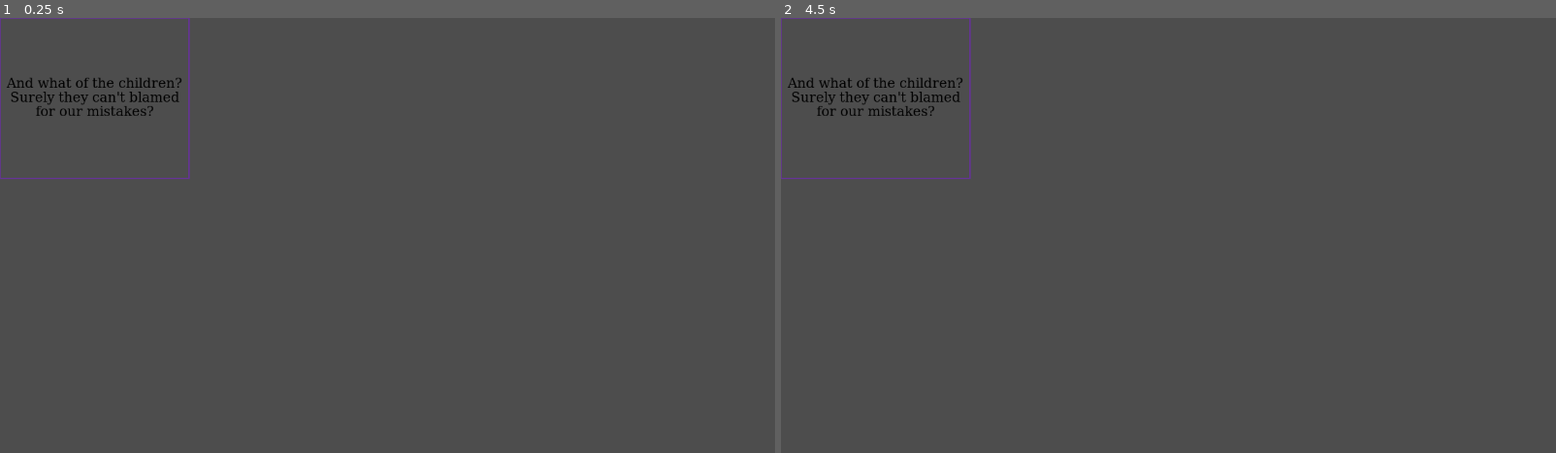
Above: before the commit, frames 1-2 (left to right).
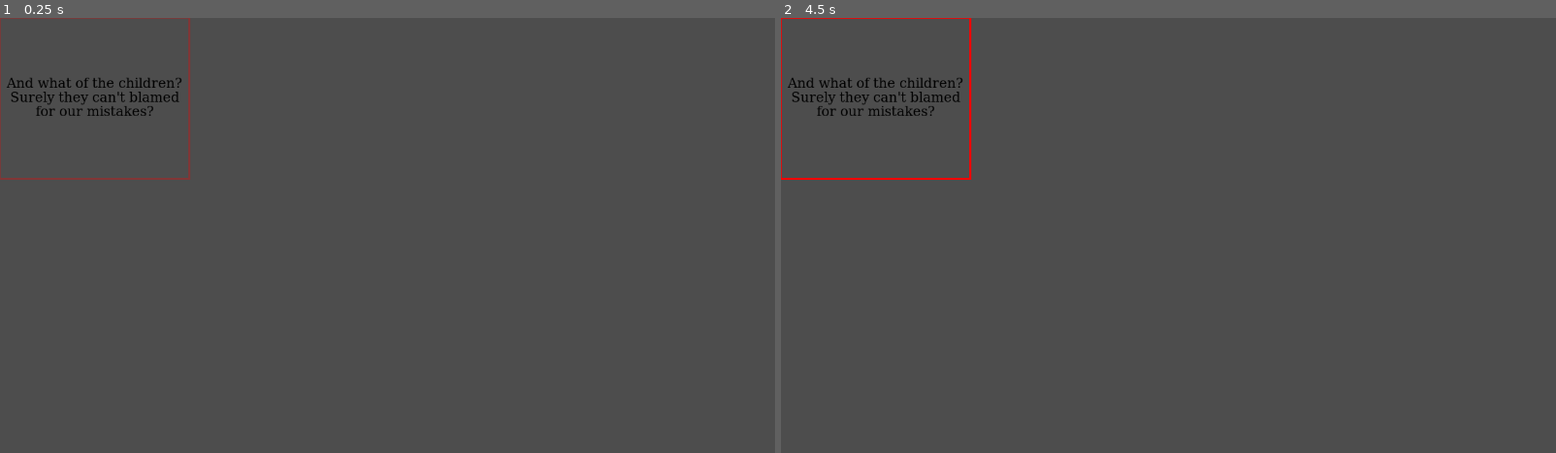
Above: after the commit, the same moments.

Repository: XandeKK/TypeBubbleX
Game: Godot game, scene res://src/SuperLabel/super_label.tscn
Two runs of this game, one before a commit and one after it. Both use one fixed random seed, a clock stepped at 60 frames per second and the inputs below. The project has no main scene, so this scene is started directly.
Inputs (mouse positions are in pixels of both pictures, inside the frame that each line leads up to):
- Up to frame 1 (0.25 s): no input
- Up to frame 2 (4.5 s): tap Enter at 0.5, 2, 3.5 s; move the mouse to (1339, 213) at 0.52 s; tap Ctrl at 0.6, 2.3, 3.6 s; click (1339, 213) at 0.67 s; tap Space at 1.25, 2.75, 4.25 s; drag from (1013, 257) to (1129, 322) at 1.27 s; move the mouse to (1246, 139) at 2.02 s; tap Shift at 2.1 s; click (1246, 139) at 2.17 s; drag from (1129, 322) to (936, 170) at 2.77 s; move the mouse to (1401, 300) at 3.52 s; click (1401, 300) at 3.67 s; drag from (936, 170) to (1052, 126) at 4.27 s

The runs differ from the first frame. In frame 1, 0.3% of the frame differs, in the area x 0-25%, y 0-38%; in frame 2, 0.3%.

Commit message:
add canvas

Diff:
--- /dev/null
+++ b/src/Canvas/camera.gd
@@ -0,0 +1,40 @@
+extends Camera2D
+
+var min_zoom : float = 0.2
+var max_zoom : float = 1.5
+var zoom_rate : float = 0.1
+
+var is_panning : bool = false
+var initial_touch : Vector2
+var initial_camera_position : Vector2
+
+func _input(event):
+	if event is InputEventMouseButton:
+		if event.button_index == MOUSE_BUTTON_WHEEL_DOWN and event.is_pressed():
+			zoom_out()
+		if event.button_index == MOUSE_BUTTON_WHEEL_UP and event.is_pressed():
+			zoom_in()
+		if event.button_index == MOUSE_BUTTON_RIGHT:
+			if event.is_pressed():
+				is_panning = true
+				initial_touch = event.position
+				initial_camera_position = position
+			elif event.is_released():
+				is_panning = false
+
+	elif event is InputEventMouseMotion and is_panning:
+		pan(event)
+
+func zoom_in():
+	var new_zoom = zoom + Vector2(zoom_rate, zoom_rate)
+	if new_zoom.x <= max_zoom and new_zoom.y <= max_zoom:
+		zoom = new_zoom
+
+func zoom_out():
+	var new_zoom = zoom - Vector2(zoom_rate, zoom_rate)
+	if new_zoom.x >= min_zoom and new_zoom.y >= min_zoom:
+		zoom = new_zoom
+
+func pan(event):
+	var delta = (initial_touch - event.position) / zoom
+	position = initial_camera_position + delta
--- /dev/null
+++ b/src/Canvas/draw_observer.gd
@@ -0,0 +1,47 @@
+extends Control
+
+var target : SubViewportContainer : set = _set_target
+
+const text_scene : PackedScene = preload("res://src/SuperLabel/super_label.tscn")
+
+var is_within : bool = false
+var is_drawable : bool = false
+var is_drawing : bool = false
+var drawing_start_position : Vector2
+
+func _draw():
+	if is_drawing:
+		var rect = Rect2(drawing_start_position, get_local_mouse_position() - drawing_start_position)
+		draw_rect(rect, Color.AQUA, false, 3)
+
+func _input(event):
+	if event is InputEventKey and event.keycode == KEY_CTRL:
+		is_drawable = event.is_pressed()
+
+	if event is InputEventMouseButton and event.button_index == MOUSE_BUTTON_LEFT and event.is_pressed() and is_within:
+		target.focus(null)
+
+	if event is InputEventMouseButton and event.button_index == MOUSE_BUTTON_LEFT:
+		if event.is_pressed():
+			if not is_drawing and is_drawable:
+				is_drawing = true
+				drawing_start_position = get_local_mouse_position()
+		if is_drawing and not event.is_pressed():
+			is_drawing = false
+			add_text(drawing_start_position, get_local_mouse_position())
+			queue_redraw()
+
+	if event is InputEventMouseMotion and is_drawing:
+		queue_redraw()
+
+func add_text(drawing_start_position : Vector2, mouse_position : Vector2):
+	target.add_object(text_scene, drawing_start_position , mouse_position, {'text': ''})
+
+func _on_mouse_entered():
+	is_within = true
+
+func _on_mouse_exited():
+	is_within = false
+
+func _set_target(value : SubViewportContainer) -> void:
+	target = value
--- /dev/null
+++ b/src/Canvas/top_canvas.gd
@@ -0,0 +1,50 @@
+extends SubViewportContainer
+
+@onready var camera : Camera2D = $SubViewport/Camera2D
+@onready var bottom_canvas : SubViewportContainer = $SubViewport/BottomCanvas
+@onready var bottom_canvas_sub_viewport : SubViewport = $SubViewport/BottomCanvas/SubViewport
+@onready var raw_image : TextureRect = $SubViewport/BottomCanvas/SubViewport/RawImage
+@onready var cleaned_image : TextureRect = $SubViewport/BottomCanvas/SubViewport/CleanedImage
+@onready var draw_observer : Control = $SubViewport/BottomCanvas/SubViewport/DrawObserver
+@onready var objects : Node = $SubViewport/BottomCanvas/SubViewport/Objects
+
+var focused_object : Control = null : get = get_object
+
+signal object_focus_changed(node : Control)
+
+func _ready() -> void:
+	draw_observer.target = self
+
+func load_raw_image(texture : ImageTexture) -> void:
+	raw_image.texture = texture
+	raw_image.size = texture.get_size()
+
+func load_cleaned_image(texture : ImageTexture) -> void:
+	cleaned_image.texture = texture
+	cleaned_image.size = texture.get_size()
+	bottom_canvas.size = texture.get_size()
+	bottom_canvas_sub_viewport.size = texture.get_size()
+
+	camera.position = Vector2(texture.get_size().x / 2, get_viewport().size.y - 50)
+
+func add_object(packed_scene : PackedScene, start_position : Vector2, end_position : Vector2, porperties : Dictionary = {}) -> void:
+	if not packed_scene:
+		return
+
+	var obj = packed_scene.instantiate()
+	objects.add_child(obj)
+	obj.focused.connect(focus)
+	var min_pos = Vector2(min(start_position.x, end_position.x), min(start_position.y, end_position.y))
+	var max_pos = Vector2(max(start_position.x, end_position.x), max(start_position.y, end_position.y))
+	obj.init(min_pos, max_pos - min_pos)
+
+func focus(node : Control) -> void:
+	if focused_object:
+		focused_object.set_focus(false, false)
+	if focused_object == node:
+		return
+	focused_object = node
+	emit_signal('object_focus_changed', node)
+
+func get_object() -> Control:
+	return focused_object
--- /dev/null
+++ b/src/Canvas/top_canvas.tscn
@@ -0,0 +1,54 @@
+[gd_scene load_steps=4 format=3 uid="uid://70ws3ecdqctq"]
+
+[ext_resource type="Script" path="res://src/Canvas/top_canvas.gd" id="1_pa0ji"]
+[ext_resource type="Script" path="res://src/Canvas/camera.gd" id="2_0lucj"]
+[ext_resource type="Script" path="res://src/Canvas/draw_observer.gd" id="3_vcchy"]
+
+[node name="TopCanvas" type="SubViewportContainer"]
+anchors_preset = 15
+anchor_right = 1.0
+anchor_bottom = 1.0
+grow_horizontal = 2
+grow_vertical = 2
+stretch = true
+script = ExtResource("1_pa0ji")
+
+[node name="SubViewport" type="SubViewport" parent="."]
+transparent_bg = true
+handle_input_locally = false
+size = Vector2i(1152, 648)
+
+[node name="Camera2D" type="Camera2D" parent="SubViewport"]
+limit_smoothed = true
+position_smoothing_speed = 1.0
+script = ExtResource("2_0lucj")
+
+[node name="BottomCanvas" type="SubViewportContainer" parent="SubViewport"]
+offset_right = 40.0
+offset_bottom = 40.0
+
+[node name="SubViewport" type="SubViewport" parent="SubViewport/BottomCanvas"]
+transparent_bg = true
+handle_input_locally = false
+
+[node name="RawImage" type="TextureRect" parent="SubViewport/BottomCanvas/SubViewport"]
+offset_right = 40.0
+offset_bottom = 40.0
+
+[node name="CleanedImage" type="TextureRect" parent="SubViewport/BottomCanvas/SubViewport"]
+offset_right = 40.0
+offset_bottom = 40.0
+
+[node name="DrawObserver" type="Control" parent="SubViewport/BottomCanvas/SubViewport"]
+layout_mode = 3
+anchors_preset = 15
+anchor_right = 1.0
+anchor_bottom = 1.0
+grow_horizontal = 2
+grow_vertical = 2
+script = ExtResource("3_vcchy")
+
+[node name="Objects" type="Node" parent="SubViewport/BottomCanvas/SubViewport"]
+
+[connection signal="mouse_entered" from="SubViewport/BottomCanvas/SubViewport/DrawObserver" to="SubViewport/BottomCanvas/SubViewport/DrawObserver" method="_on_mouse_entered"]
+[connection signal="mouse_exited" from="SubViewport/BottomCanvas/SubViewport/DrawObserver" to="SubViewport/BottomCanvas/SubViewport/DrawObserver" method="_on_mouse_exited"]
--- a/src/SuperLabel/Classes/move.gd
+++ b/src/SuperLabel/Classes/move.gd
@@ -33,9 +33,8 @@
 		target.position = event.position + drag_offset
 
 func set_focus():
-	pass
-#	if not target.focus:
-#		target.set_focus()
+	if not target.focus:
+		target.set_focus()
 
 func _on_mouse_entered():
 	is_within = true
--- a/src/SuperLabel/super_label.gd
+++ b/src/SuperLabel/super_label.gd
@@ -5,6 +5,10 @@
 @onready var texture_rect : TextureRect = $TextureRect
 
 var move : Move = Move.new()
+
+var focus : bool = false : get = _get_focus
+
+signal focused(node : Control)
 
 func _ready():
 	move.target = self
@@ -14,6 +18,24 @@
 func _input(event):
 	move.input(event)
 
+func _draw():
+	if focus:
+		var left = text.style_box.get_margin(SIDE_LEFT)
+		var right = text.style_box.get_margin(SIDE_RIGHT)
+		var top = text.style_box.get_margin(SIDE_TOP)
+		var bottom = text.style_box.get_margin(SIDE_BOTTOM)
+		# draw content margin rect
+		draw_rect(Rect2(Vector2(left, top), size - Vector2(right + left, bottom + top)), Color.BLUE, false, 3)
+		# draw text rect
+		draw_rect(Rect2(Vector2.ZERO, size), Color.RED, false, 3)
+	else:
+		# draw text rect
+		draw_rect(Rect2(Vector2.ZERO, size), Color(Color.RED, 0.3), false, 3)
+
+func init(_position : Vector2, _size : Vector2) -> void:
+	self.position = _position
+	size = _size
+
 func readjust_size():
 	sub_viewport.size = size
 	text.size = size
@@ -22,3 +44,11 @@
 	pivot_offset = size / 2
 
 	text._shape()
+
+func _get_focus() -> bool:
+	return focus
+
+func set_focus(value : bool = true, emit : bool = true) -> void:
+	focus = value
+	queue_redraw()
+	emit_signal('focused', self) if emit else null
--- a/src/SuperLabel/text.gd
+++ b/src/SuperLabel/text.gd
@@ -51,15 +51,6 @@
 	font_settings.regular = _font
 	text = "And what of the children? Surely they can't blamed for our mistakes?"
 
-func _draw():
-	var left = style_box.get_margin(SIDE_LEFT)
-	var right = style_box.get_margin(SIDE_RIGHT)
-	var top = style_box.get_margin(SIDE_TOP)
-	var bottom = style_box.get_margin(SIDE_BOTTOM)
-	_shape()
-	draw_rect(Rect2(Vector2(left, top), size - Vector2(right + left, bottom + top)), Color.BLUE, false, 3)
-	draw_rect(Rect2(Vector2.ZERO, size), Color.REBECCA_PURPLE, false, 3)
-
 func _prepare_glyphs_to_render() -> void:
 	glyphs_to_render.clear()
 
